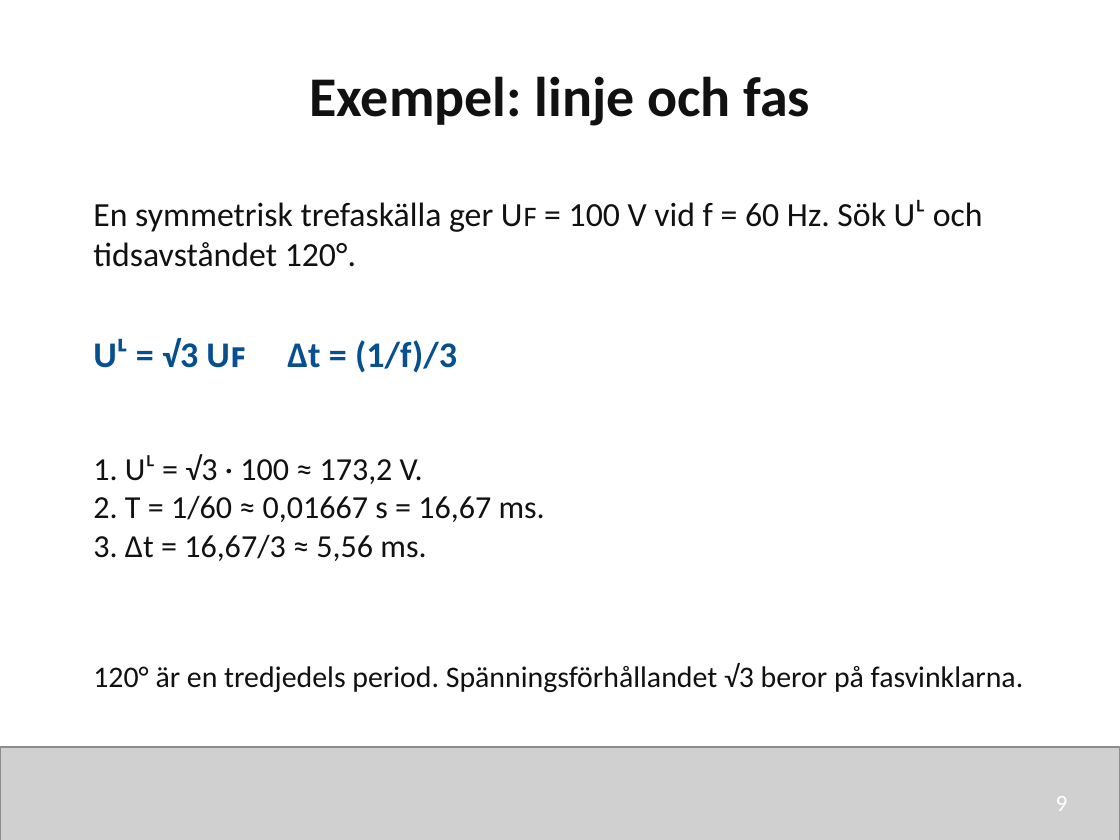
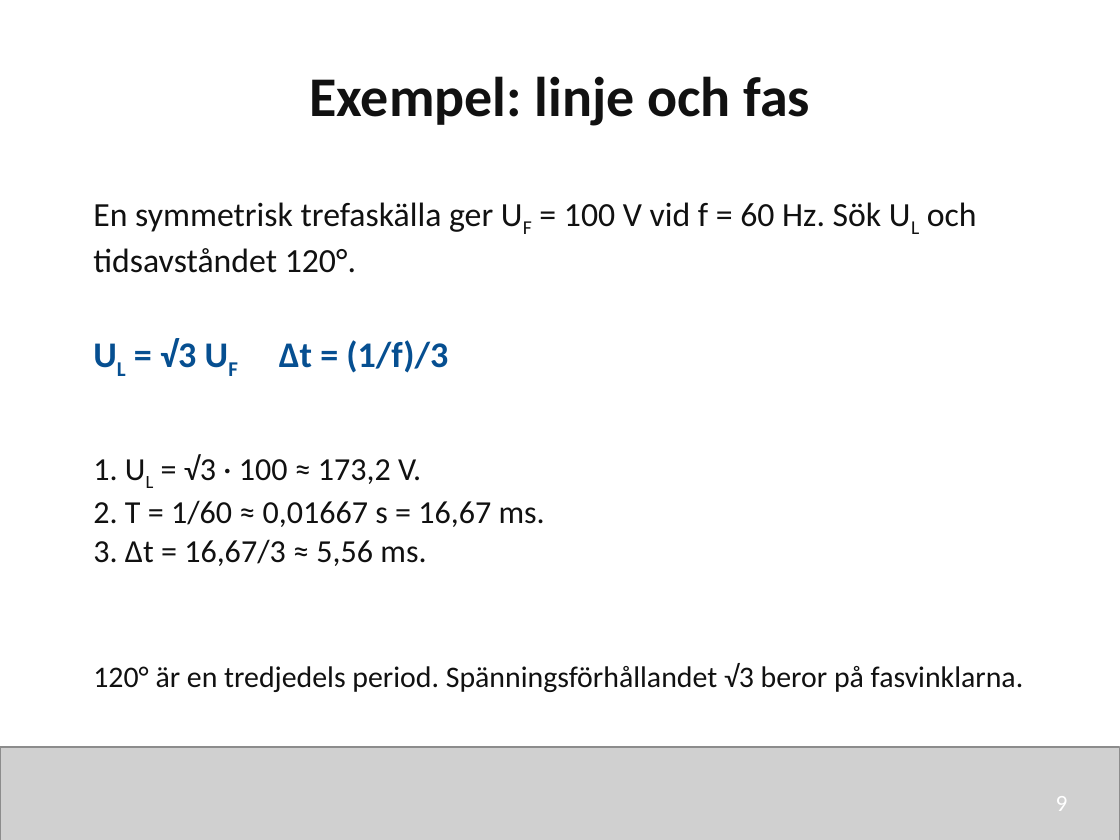
Before and after one commit to nj22az/nj22az.github.io, a slide deck: slide 9 of sjoskolan/vecka-41/aktuell/v41_01_Trefassystemets_grunder_elev.pptx. Drawn at 1120x840 pixels with LibreOffice and Linux fonts; fonts in the diff are those of the drawing; grey boxes stand for pictures. Boxes give left, top, right and bottom in pixels: in the first picture for what was removed or moved away, otherwise in the second. Text is boxed around its words. In the diff, an @@ line names an element or a change of style, - is before the commit and + after.

```diff
--- a/sjoskolan/vecka-41/aktuell/v41_01_Trefassystemets_grunder_elev.pptx
+++ b/sjoskolan/vecka-41/aktuell/v41_01_Trefassystemets_grunder_elev.pptx
@@ text at [93,202,977,273]: text changed @@
-En symmetrisk trefaskälla ger Uꜰ = 100 V vid f = 60 Hz. Sök Uᴸ och tidsavståndet 120°.
+En symmetrisk trefaskälla ger UF = 100 V vid f = 60 Hz. Sök UL och tidsavståndet 120°.
@@ text at [160,338,448,373]: text changed @@
-Uᴸ = √3 Uꜰ Δt = (1/f)/3
+UL = √3 UF Δt = (1/f)/3
@@ text at [93,454,421,484]: text changed @@
-1. Uᴸ = √3 · 100 ≈ 173,2 V.
+1. UL = √3 · 100 ≈ 173,2 V.
```
Also in this commit, not shown: 21 other slides changed, 20 other files.
